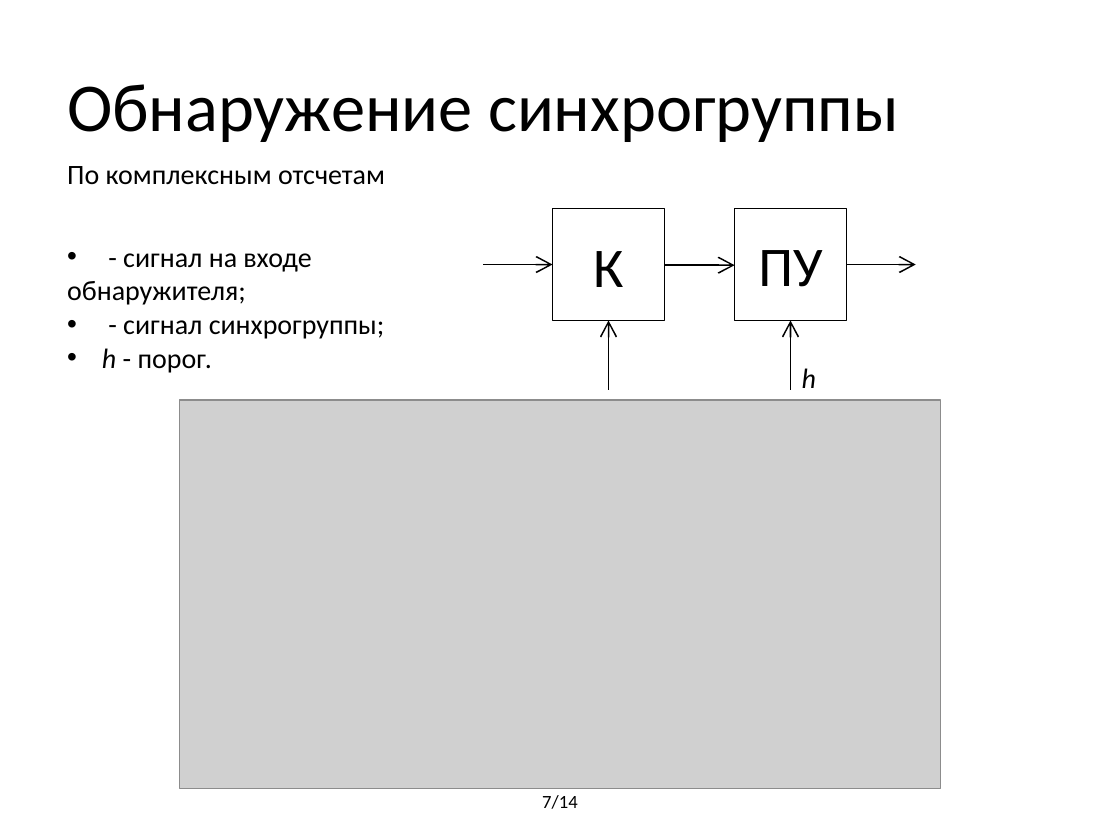
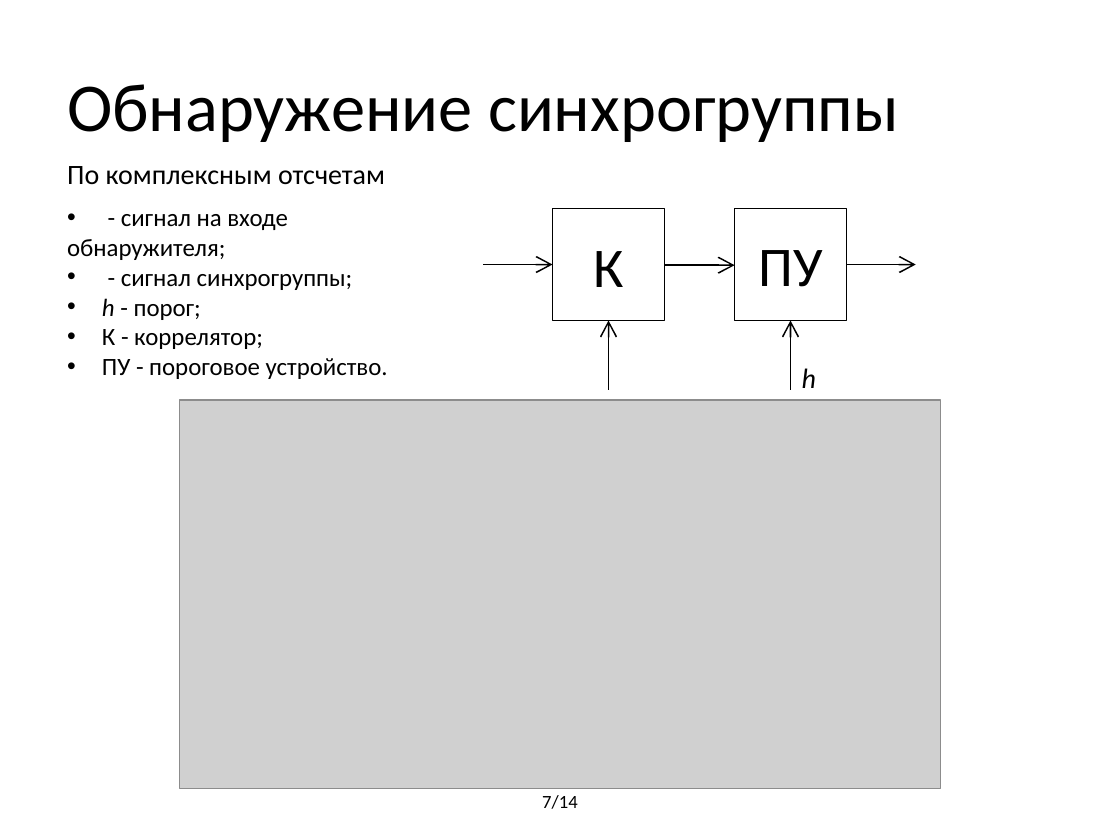
Before and after one commit to BorzhonovAI/magistr, a slide deck: slide 7 of Презентация Диплом.pptx. Drawn at 1120x840 pixels with LibreOffice and Linux fonts; fonts in the diff are those of the drawing; grey boxes stand for pictures. Boxes give left, top, right and bottom in pixels: in the first picture for what was removed or moved away, otherwise in the second. Text is boxed around its words. In the diff, an @@ line names an element or a change of style, - is before the commit and + after.

```diff
--- a/Презентация Диплом.pptx
+++ b/Презентация Диплом.pptx
@@ text "- сигнал на входе": place and size @@
-text "- сигнал на входе" at (67,253,385,373)
+text "- сигнал на входе" at (67,214,388,379)
@@ text at (67,214,353,290): size 18 to 16 pt in "- сигнал на входе", "обнаружителя;", "- сигнал синхрогруппы;" @@
@@ text at (102,298,388,379): text changed; size 18 to 16 pt @@
-• h - порог.
+• h - порог;
+• К - коррелятор;
+• ПУ - пороговое устройство.
```
Also in this commit, not shown: 6 other slides changed, 3 other files.
